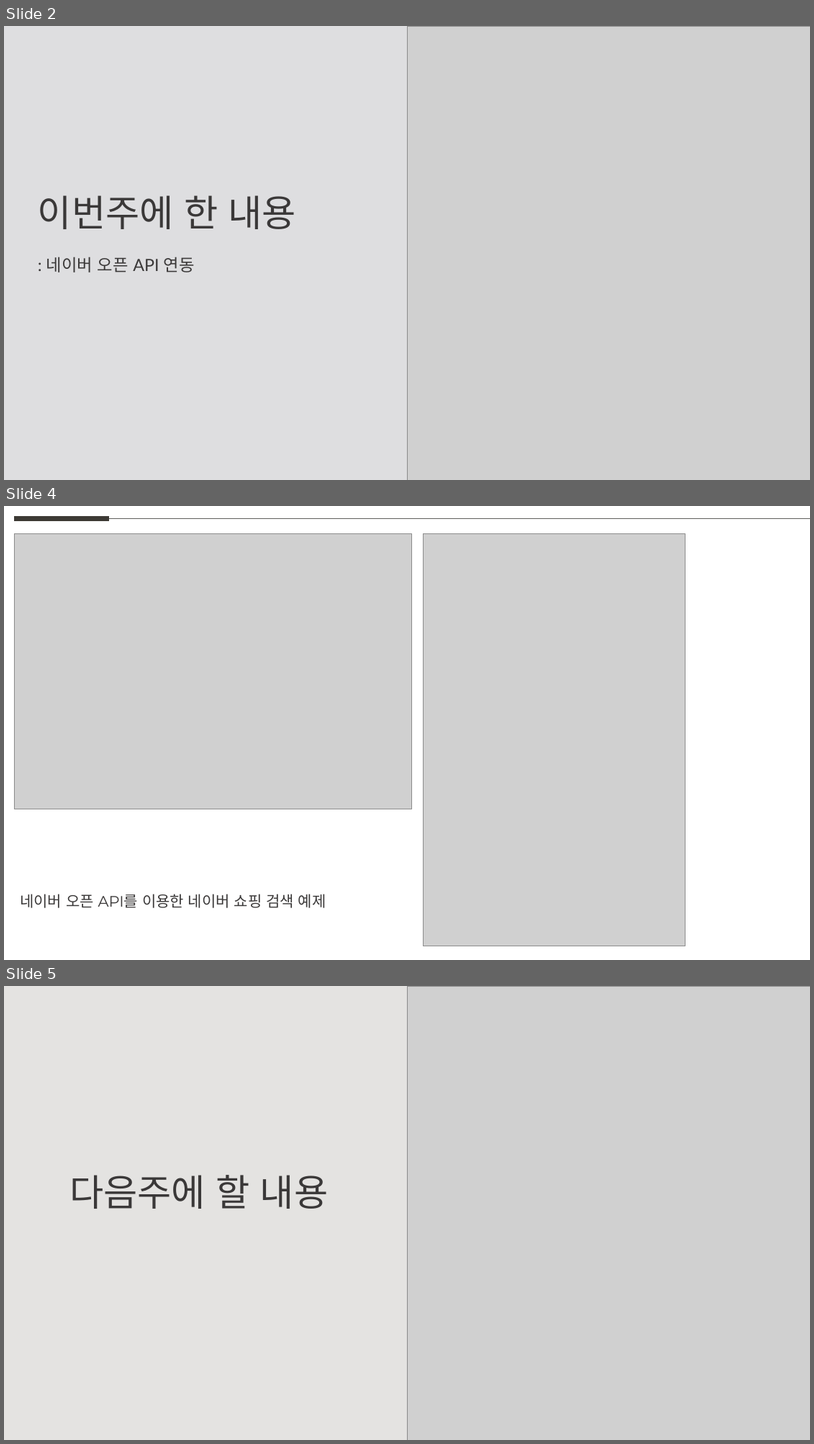
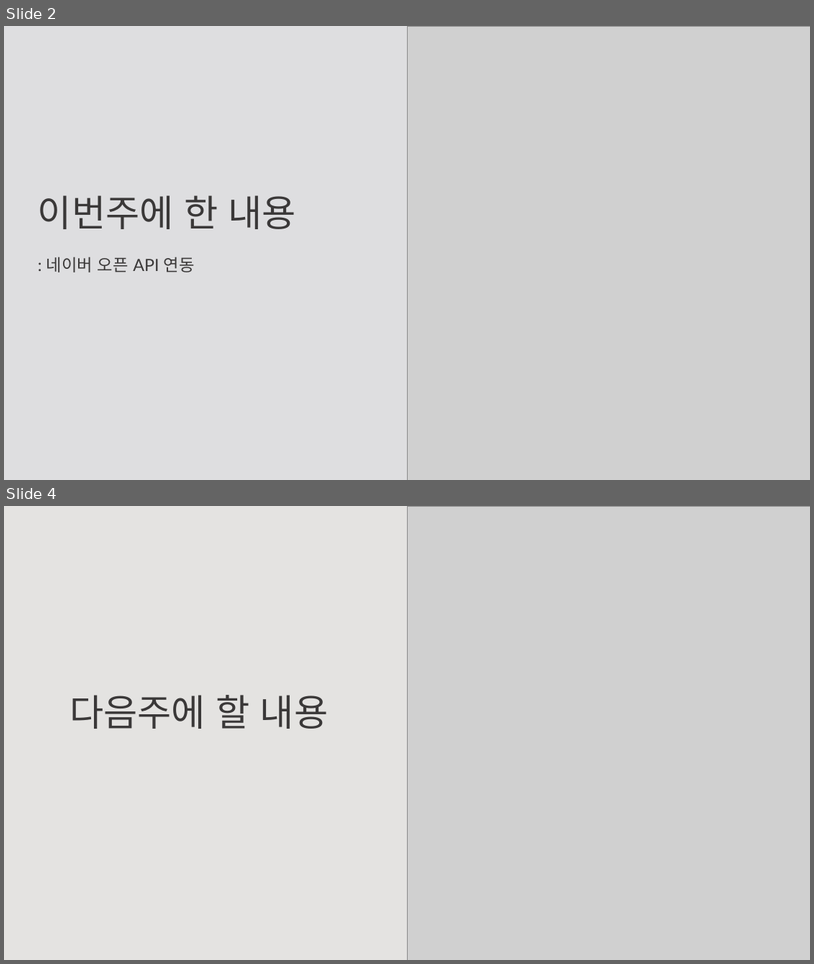
Before and after one commit to weaknessHero/Project_AvatarS, a slide deck: 발표자료/업데이트/LJJppt.pptx. Shown one above the other, each under a label of ours: slides 2, 4 and 5 before the commit, slides 2 and 4 after it; the slides between them are not shown. The pictures are 814x1444 and 814x964 pixels, drawn with LibreOffice and Linux fonts; fonts in the diff are those of the drawing; grey boxes stand for pictures. Boxes give left, top, right and bottom in pixels: in the first picture for what was removed or moved away, otherwise in the second. Text is boxed around its words. In the diff, an @@ line names an element or a change of style, - is before the commit and + after.

```diff
--- a/발표자료/업데이트/LJJppt.pptx
+++ b/발표자료/업데이트/LJJppt.pptx
@@ slide 4 removed at [4, 506, 810, 960], background #FFFFFF @@
@@ line removed from (14, 519) to (109, 519) @@
@@ line removed from (109, 519) to (810, 519) @@
@@ picture removed at [14, 534, 412, 809] @@
@@ picture removed at [423, 534, 686, 947] @@
@@ text removed at [20, 893, 327, 908] @@
-네이버 오픈 API를 이용한 네이버 쇼핑 검색 예제
@@ what was slide 5 is now slide 4 @@
```
Also in this commit, not shown: 1 slide added, 1 other slide removed.
